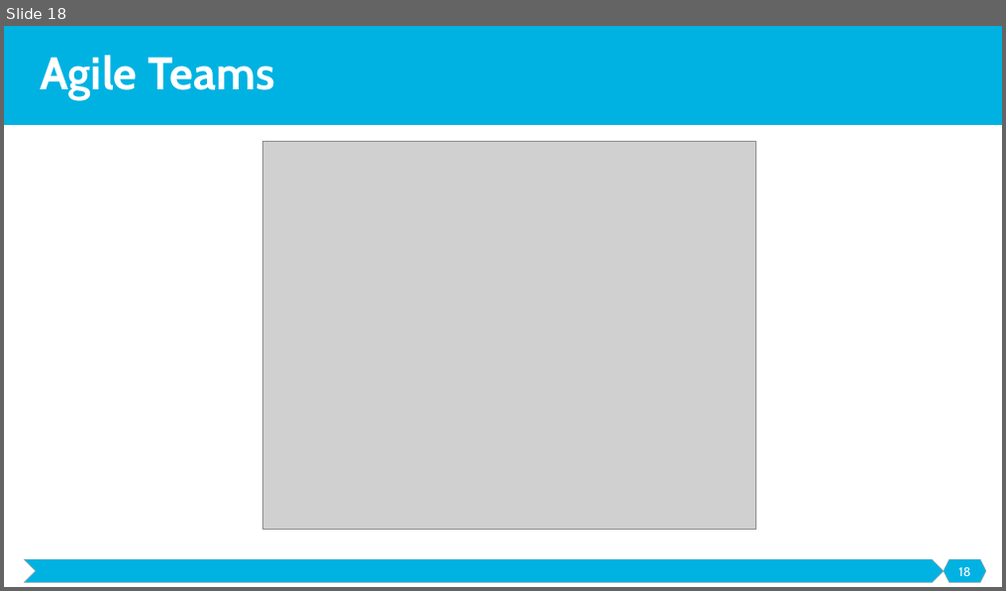
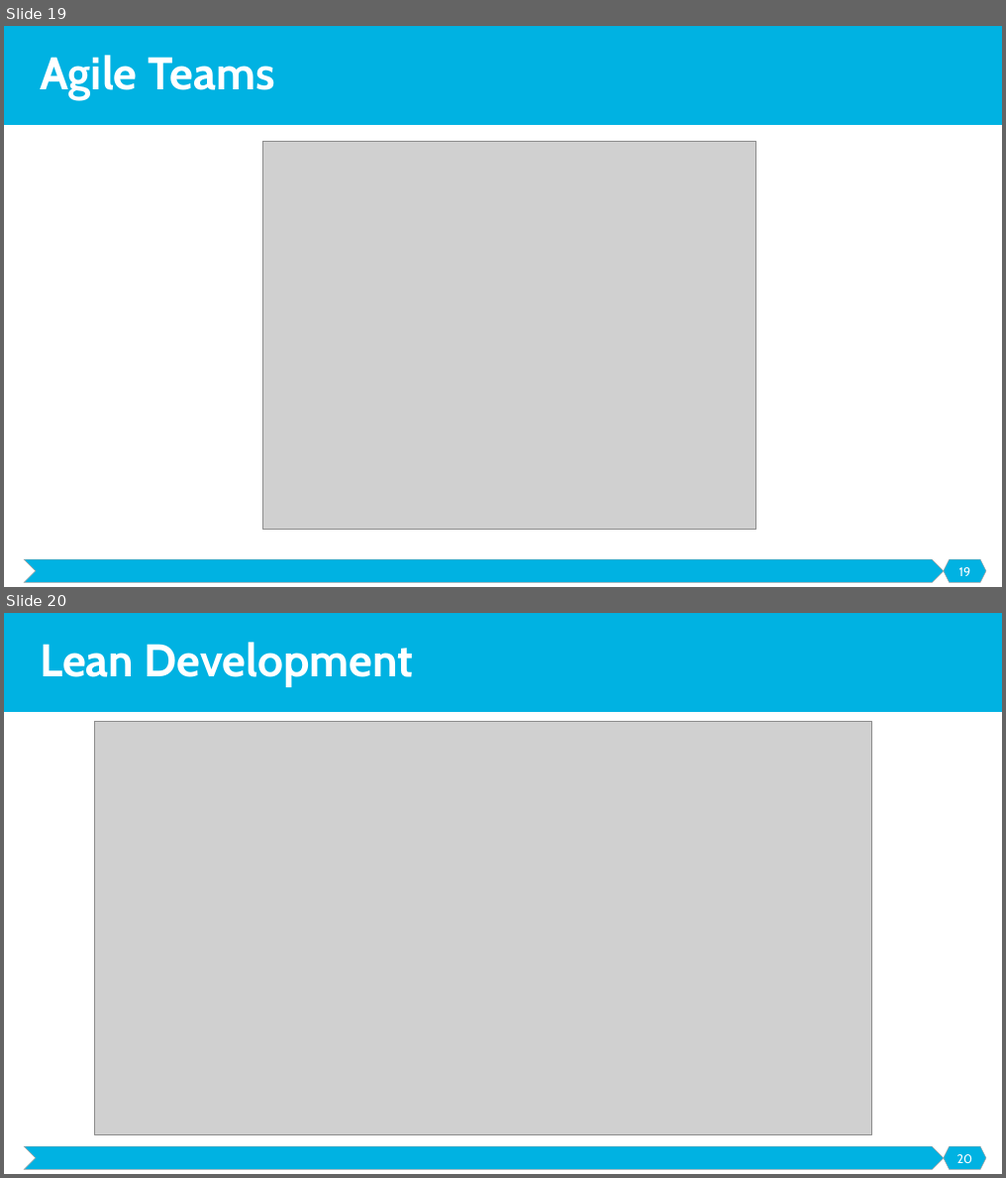
Before and after one commit to malenezi/malenezi, a slide deck: SE495/Lectures/4-Development and Prototyping/Development and Prototyping.pptx. Shown one above the other, each under a label of ours: slide 18 before the commit, slides 19 and 20 after it. The pictures are 1006x591 and 1006x1178 pixels, drawn with LibreOffice and Linux fonts; fonts in the diff are those of the drawing; grey boxes stand for pictures. Boxes give left, top, right and bottom in pixels: in the first picture for what was removed or moved away, otherwise in the second. Text is boxed around its words. In the diff, an @@ line names an element or a change of style, - is before the commit and + after.

```diff
--- a/SE495/Lectures/4-Development and Prototyping/Development and Prototyping.pptx
+++ b/SE495/Lectures/4-Development and Prototyping/Development and Prototyping.pptx
@@ slide 20 added at (4,613,1002,1174), background #FFFFFF; not listed: 3 template elements that a slide beside it also shows @@
@@ title added at (40,642,414,687), 44 pt, text #FFFFFF, bold @@
+Lean Development
@@ picture added at (94,722,871,1136) @@
@@ page number added at (957,1155,973,1163), 12 pt, text #FFFFFF @@
+20
@@ what was slide 18 is now slide 19 @@
@@ page number at (959,568,971,576): text changed @@
-18
+19
```
Also in this commit, not shown: 2 slides changed, 2 other slides added, 1 other file.
